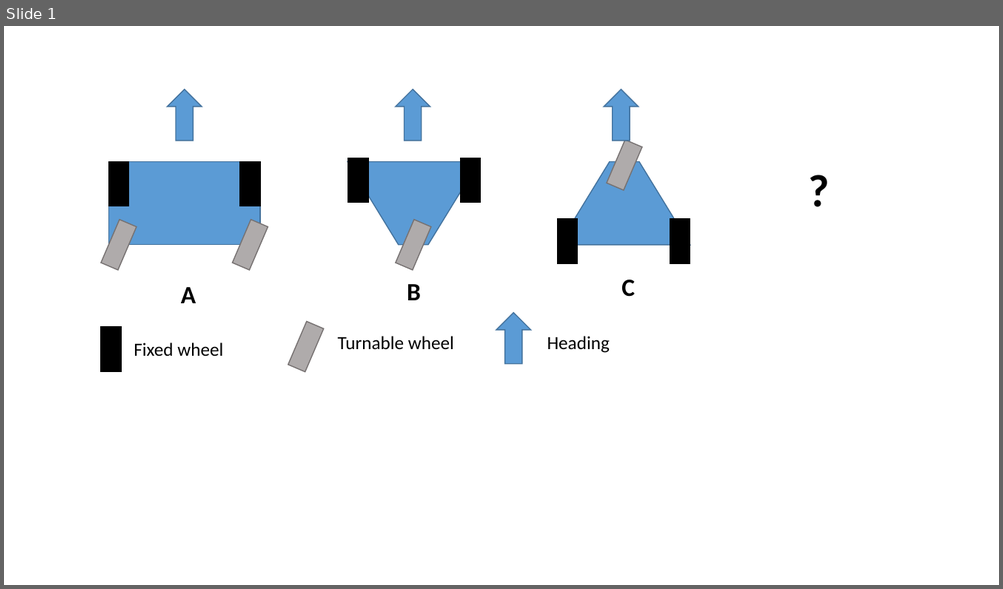
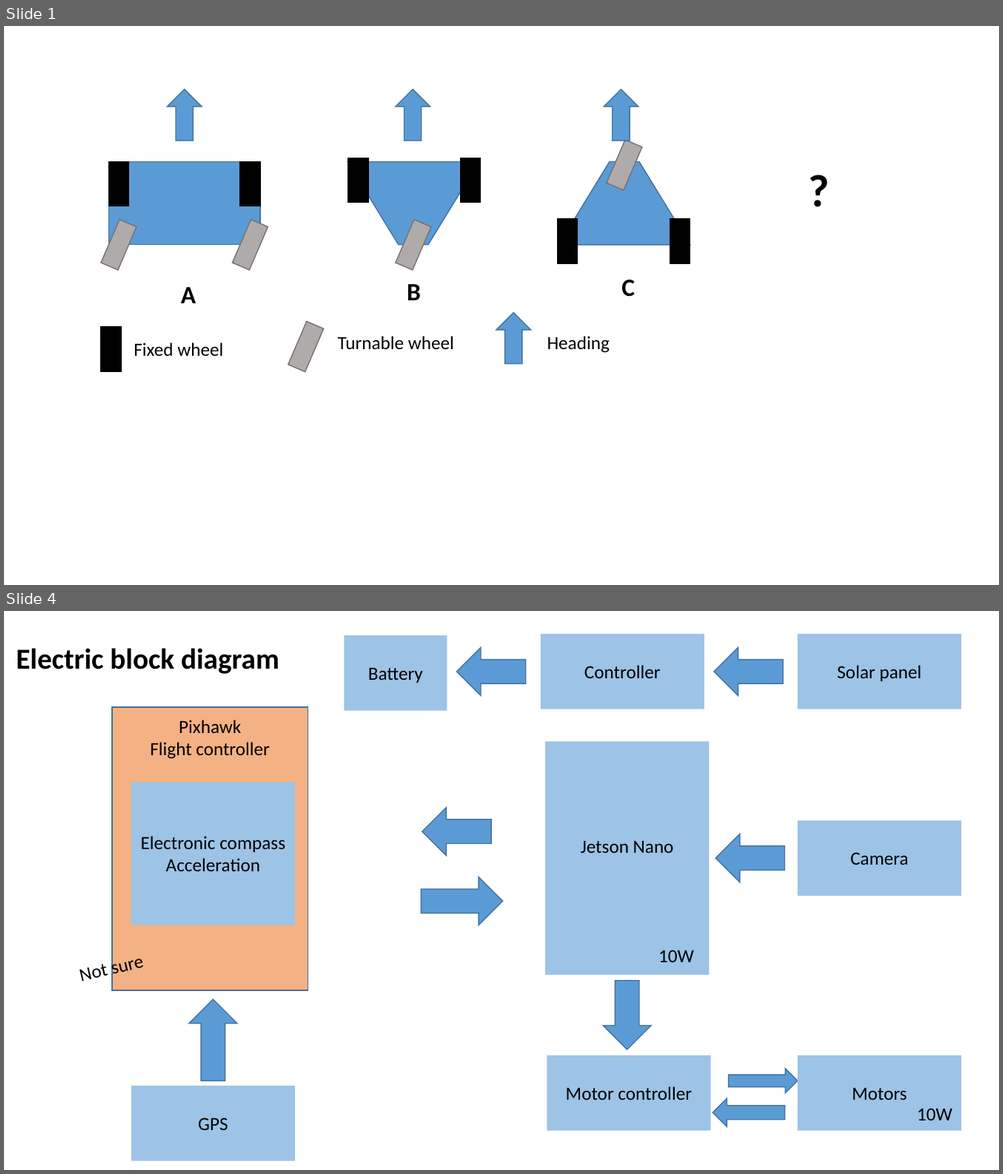
Before and after one commit to steger123/Lawn-mower-robot, a slide deck: Concepts/Concept desings.pptx. Shown one above the other, each under a label of ours: slide 1 before the commit, slides 1 and 4 after it; the slides between them are not shown. The pictures are 1003x589 and 1003x1174 pixels, drawn with LibreOffice and Linux fonts; fonts in the diff are those of the drawing. Boxes give left, top, right and bottom in pixels: in the first picture for what was removed or moved away, otherwise in the second. Text is boxed around its words. In the diff, an @@ line names an element or a change of style, - is before the commit and + after.

```diff
--- a/Concepts/Concept desings.pptx
+++ b/Concepts/Concept desings.pptx
@@ slide 4 added at bbox=[4, 611, 999, 1170], background #FFFFFF @@
@@ text added at bbox=[16, 648, 279, 674], 28 pt, text #000000, bold @@
+Electric block diagram
@@ rectangle added at bbox=[344, 635, 447, 711], fill #9DC3E6, 18 pt, text #000000 @@
+Battery
@@ right arrow added at bbox=[457, 647, 526, 696], fill #5B9BD5, outline #43739E 1 pt @@
@@ rectangle added at bbox=[540, 634, 704, 709], fill #9DC3E6, 18 pt, text #000000 @@
+Controller
@@ right arrow added at bbox=[714, 647, 783, 696], fill #5B9BD5, outline #43739E 1 pt @@
@@ rectangle added at bbox=[797, 634, 961, 709], fill #9DC3E6, 18 pt, text #000000 @@
+Solar panel
@@ rectangle added at bbox=[112, 707, 308, 991], fill #F4B183, outline #43739E 1 pt, 18 pt, text #000000 @@
+Pixhawk
+Flight controller
@@ rectangle added at bbox=[545, 741, 708, 975], fill #9DC3E6, 18 pt, text #000000 @@
+Jetson Nano
@@ rectangle added at bbox=[131, 783, 295, 925], fill #9DC3E6, 18 pt, text #000000 @@
+Electronic compass
+Acceleration
@@ right arrow added at bbox=[422, 808, 491, 857], fill #5B9BD5, outline #43739E 1 pt @@
@@ rectangle added at bbox=[797, 820, 961, 896], fill #9DC3E6, 18 pt, text #000000 @@
+Camera
@@ right arrow added at bbox=[716, 834, 785, 883], fill #5B9BD5, outline #43739E 1 pt @@
@@ right arrow added at bbox=[421, 877, 503, 925], fill #5B9BD5, outline #43739E 1 pt @@
@@ text added at bbox=[81, 964, 108, 982], 18 pt, text #000000 @@
+Not sure
@@ text added at bbox=[658, 950, 694, 963], 18 pt, text #000000 @@
+10W
@@ right arrow added at bbox=[603, 981, 652, 1051], fill #5B9BD5, outline #43739E 1 pt @@
@@ right arrow added at bbox=[189, 999, 238, 1081], fill #5B9BD5, outline #43739E 1 pt @@
@@ rectangle added at bbox=[547, 1056, 711, 1131], fill #9DC3E6, 18 pt, text #000000 @@
+Motor controller
@@ right arrow added at bbox=[728, 1069, 798, 1093], fill #5B9BD5, outline #43739E 1 pt @@
@@ rectangle added at bbox=[797, 1056, 961, 1131], fill #9DC3E6, 18 pt, text #000000 @@
+Motors
@@ rectangle added at bbox=[131, 1086, 295, 1162], fill #9DC3E6, 18 pt, text #000000 @@
+GPS
@@ right arrow added at bbox=[713, 1099, 785, 1128], fill #5B9BD5, outline #43739E 1 pt @@
@@ text added at bbox=[916, 1108, 952, 1121], 18 pt, text #000000 @@
+10W
```
Also in this commit, not shown: 1 slide changed, 1 other slide added, 10 other files.
